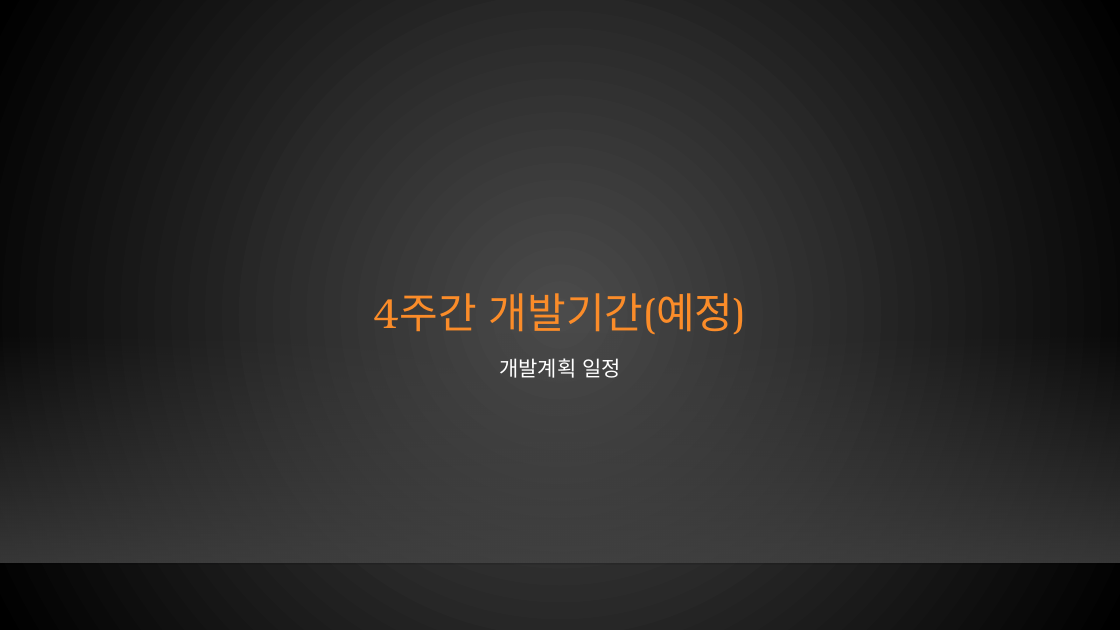
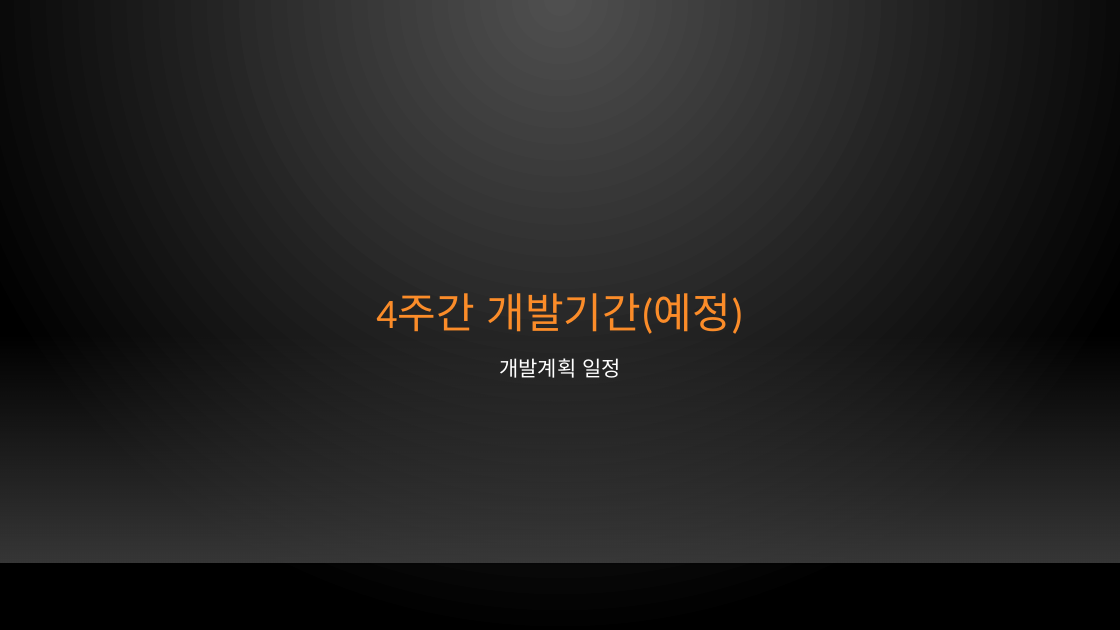
Before and after one commit to xqiwipx/first_project, a slide deck: slide 13 of Kims_project.pptx. Drawn at 1120x630 pixels with LibreOffice and Linux fonts; fonts in the diff are those of the drawing; background and template pictures are left out. Boxes give left, top, right and bottom in pixels: in the first picture for what was removed or moved away, otherwise in the second. Text is boxed around its words. In the diff, an @@ line names an element or a change of style, - is before the commit and + after.

```diff
--- a/Kims_project.pptx
+++ b/Kims_project.pptx
@@ background gradient #4B4B4B to #000000 to gradient #505050 to #000000 @@
@@ title "4주간 개발기간(예정)" at [376,293,744,334]: font TeX Gyre Bonum to Calibri @@
@@ text "개발계획 일정" at [499,358,621,378]: font TeX Gyre Bonum to Calibri @@
```
Also in this commit, not shown: 25 other slides changed, 4 slides added, 3 slides removed.
